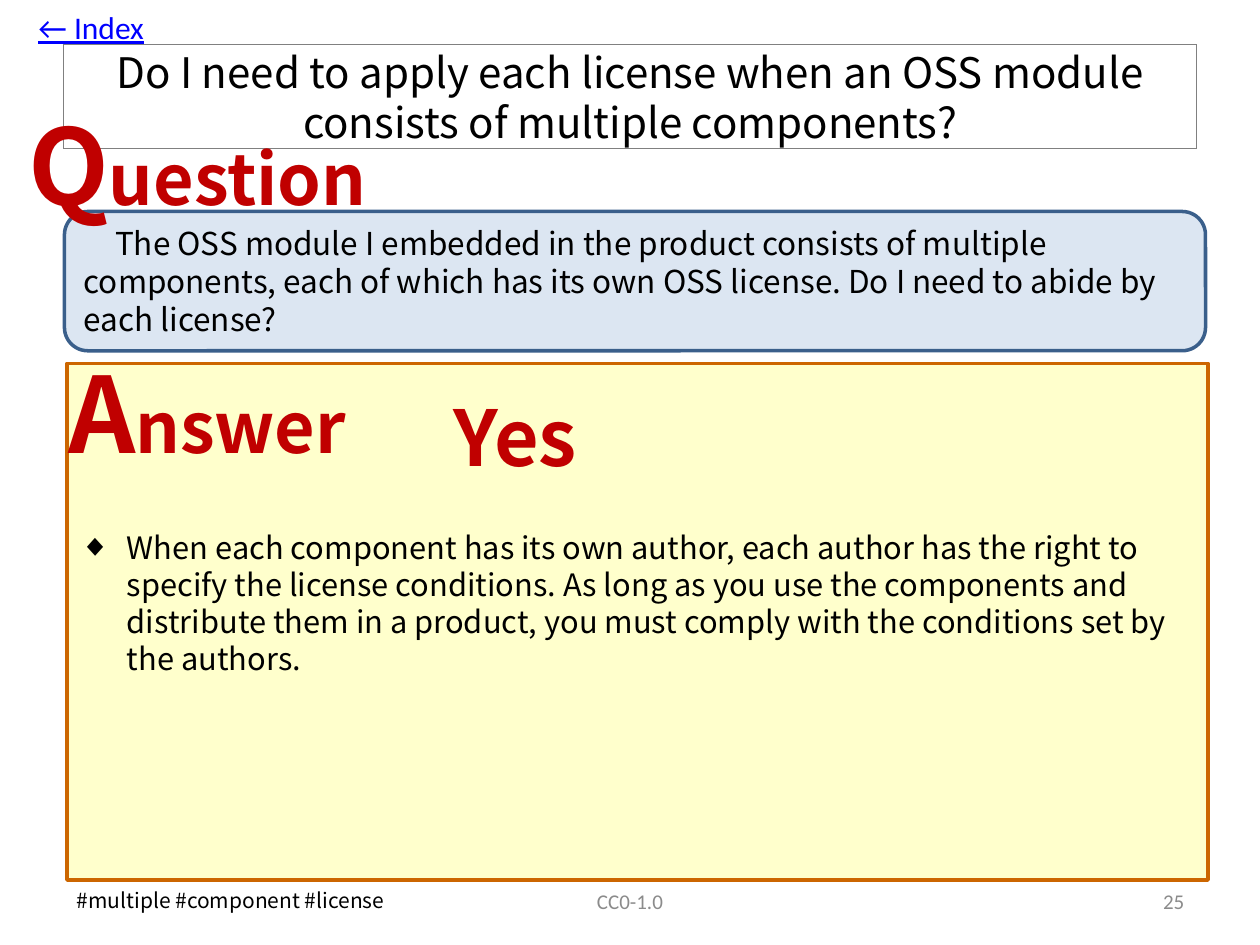
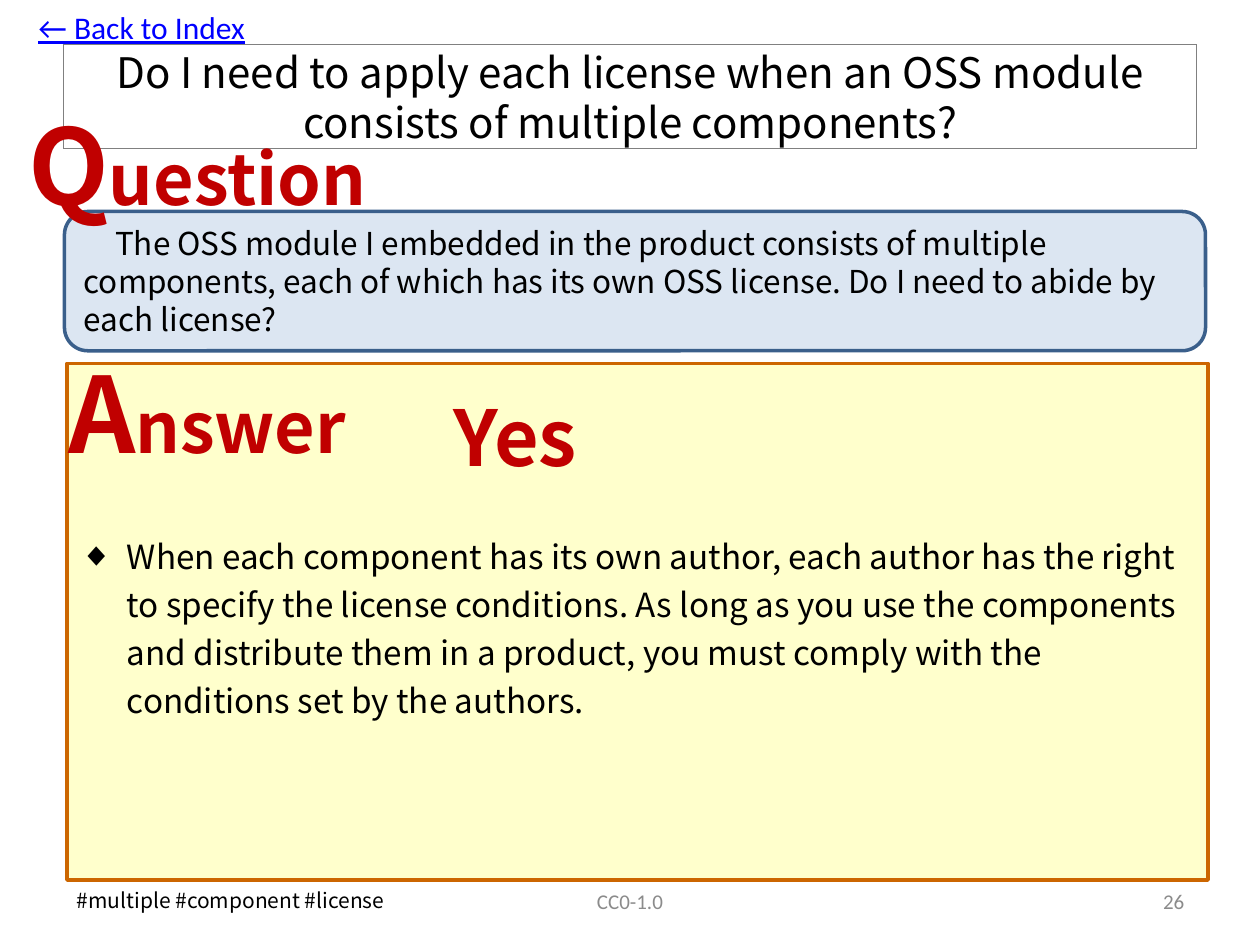
Before and after one commit to OpenChain-Project/OpenChain-JWG, a slide deck: slide 27 of Education_Material/FAQ/Misunderstandings_of_OSS_licenses_CC0.pptx (slide 26 before the commit). Drawn at 1260x945 pixels with LibreOffice and Linux fonts; fonts in the diff are those of the drawing. Boxes give left, top, right and bottom in pixels: in the first picture for what was removed or moved away, otherwise in the second. Text is boxed around its words. In the diff, an @@ line names an element or a change of style, - is before the commit and + after.

```diff
--- a/Education_Material/FAQ/Misunderstandings_of_OSS_licenses_CC0.pptx
+++ b/Education_Material/FAQ/Misunderstandings_of_OSS_licenses_CC0.pptx
@@ text at [74,17,245,45]: text changed @@
-← Index
+← Back to Index
@@ text "When each component has its ..." at [127,542,1176,721]: size 17.6 to 19 pt; line spacing 1 to 1.2 @@
@@ page number at [1163,895,1184,909]: text changed @@
-25
+26
```
Also in this commit, not shown: 56 other slides changed, 6 slides added.
